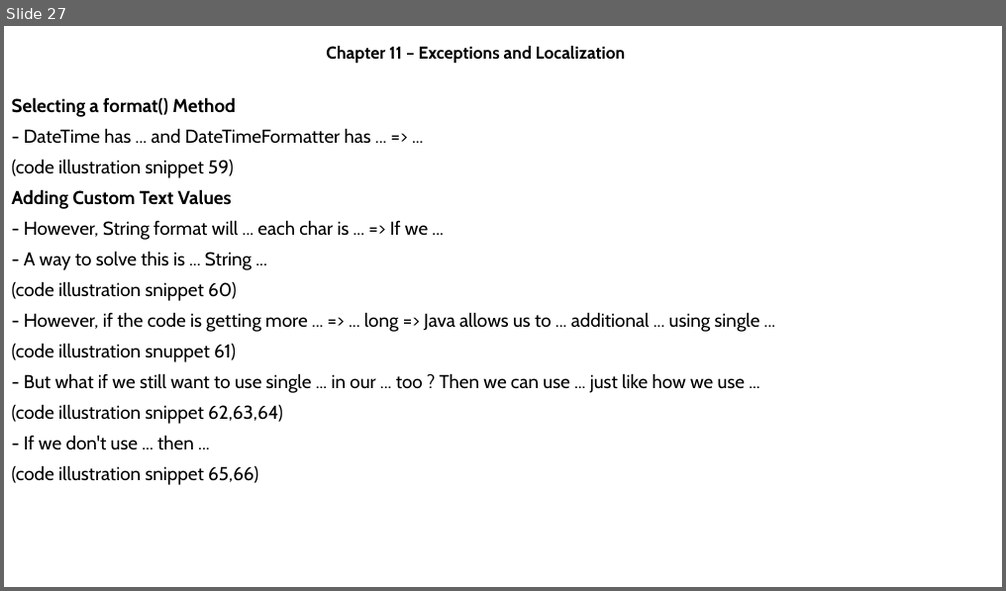
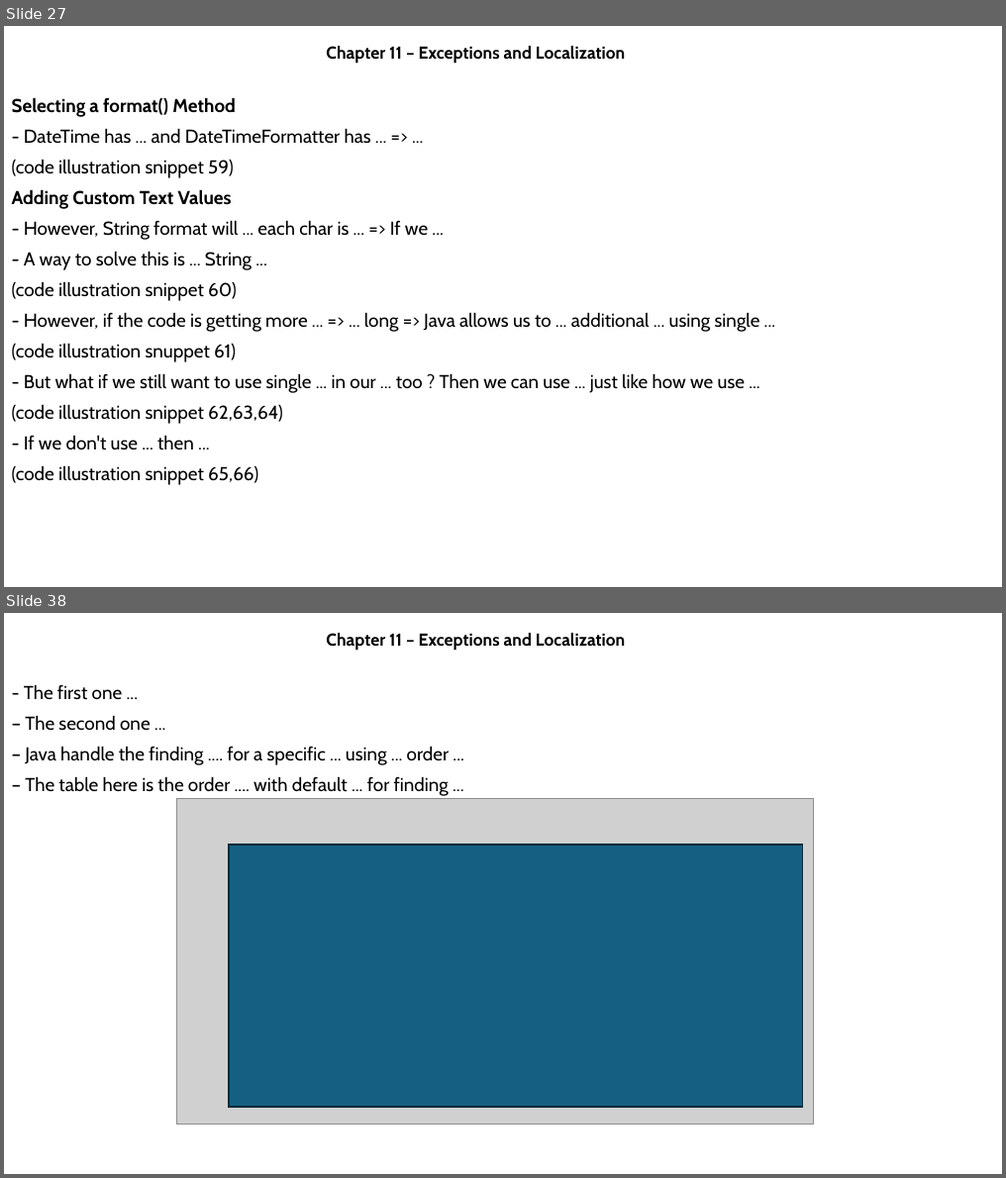
Before and after one commit to MaiDinhVinh/CS-Java, a slide deck: OCP17/Chapter 11 - Exceptions and Localization.pptx. Shown one above the other, each under a label of ours: slide 27 before the commit, slides 27 and 38 after it; the slides between them are not shown. The pictures are 1006x591 and 1006x1178 pixels, drawn with LibreOffice and Linux fonts; fonts in the diff are those of the drawing; grey boxes stand for pictures. Boxes give left, top, right and bottom in pixels: in the first picture for what was removed or moved away, otherwise in the second. Text is boxed around its words. In the diff, an @@ line names an element or a change of style, - is before the commit and + after.

```diff
--- a/OCP17/Chapter 11 - Exceptions and Localization.pptx
+++ b/OCP17/Chapter 11 - Exceptions and Localization.pptx
@@ slide 38 added at (4, 613, 1002, 1174), background #FFFFFF @@
@@ subtitle added at (326, 633, 625, 651), 16.6 pt, text #000000, bold @@
+Chapter 11 – Exceptions and Localization
@@ text added at (24, 684, 449, 796), 18 pt, text #000000 @@
+- The first one ...
+– The second one ...
+– Java handle the finding .... for a specific ... using ... order ...
+– The table here is the order .... with default ... for finding ...
@@ picture added at (177, 799, 813, 1124) @@
@@ rectangle added at (229, 845, 803, 1107), fill #156082, outline #092A39 1.5 pt @@
```
Also in this commit, not shown: 13 other slides added.
